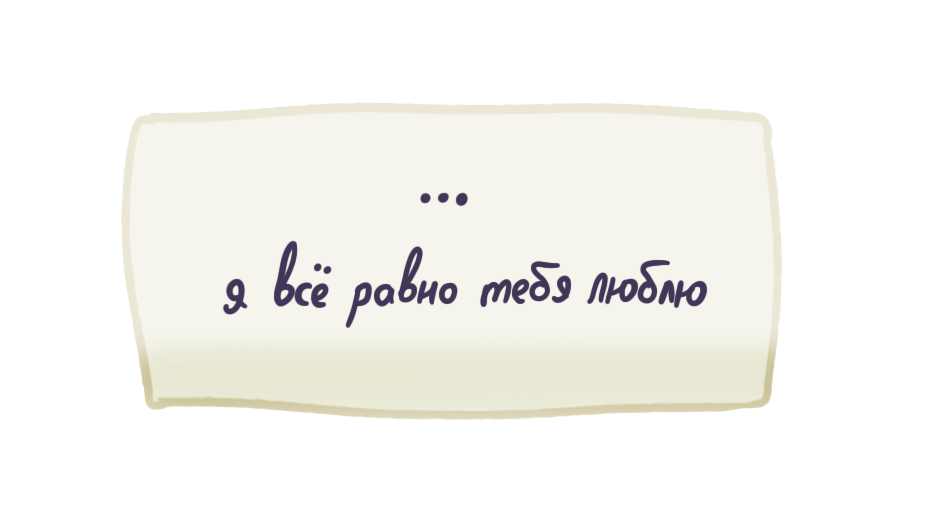
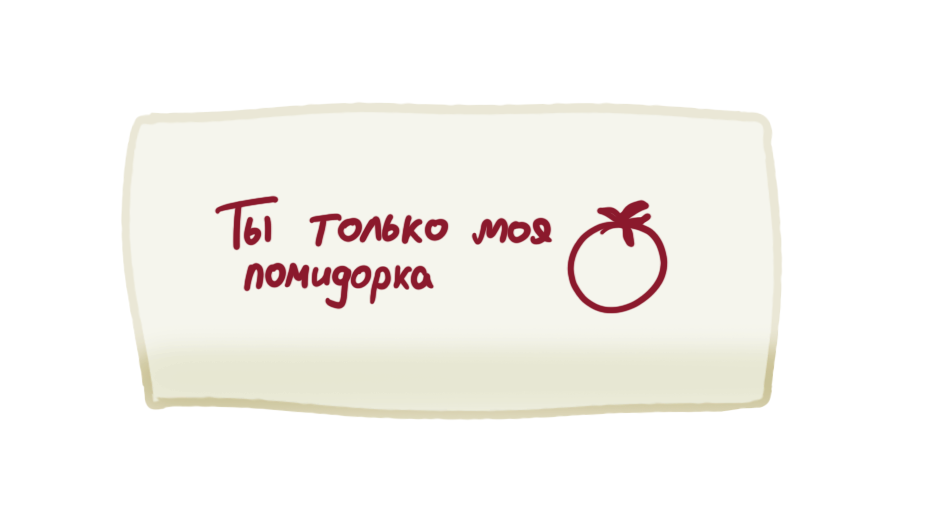
Before/after of a 927x508 layered artwork. What changed in the layer stack:
added layer "Слой 8" above "Слой 7" over [214, 195, 669, 314]
hid "Слой 5" over [222, 192, 708, 329]